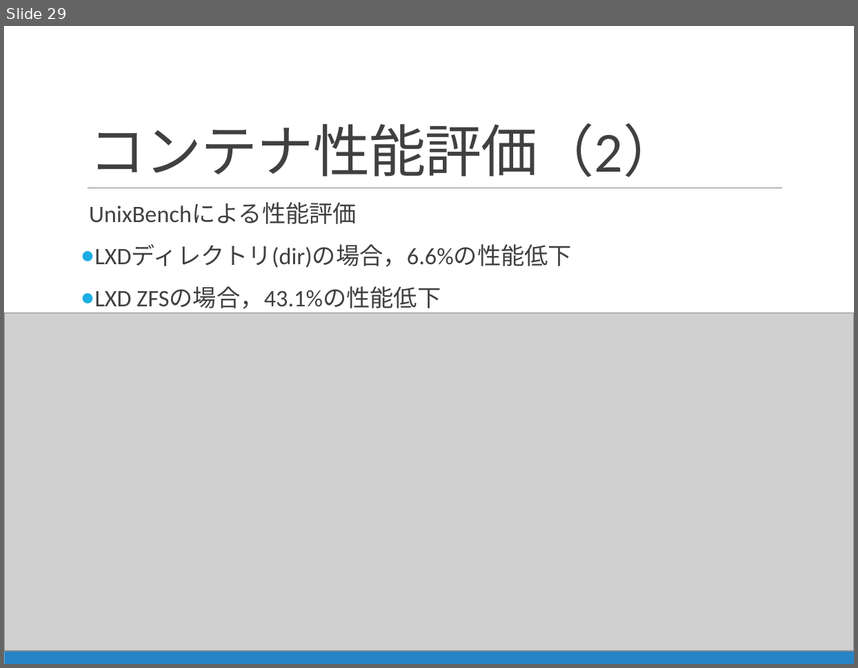
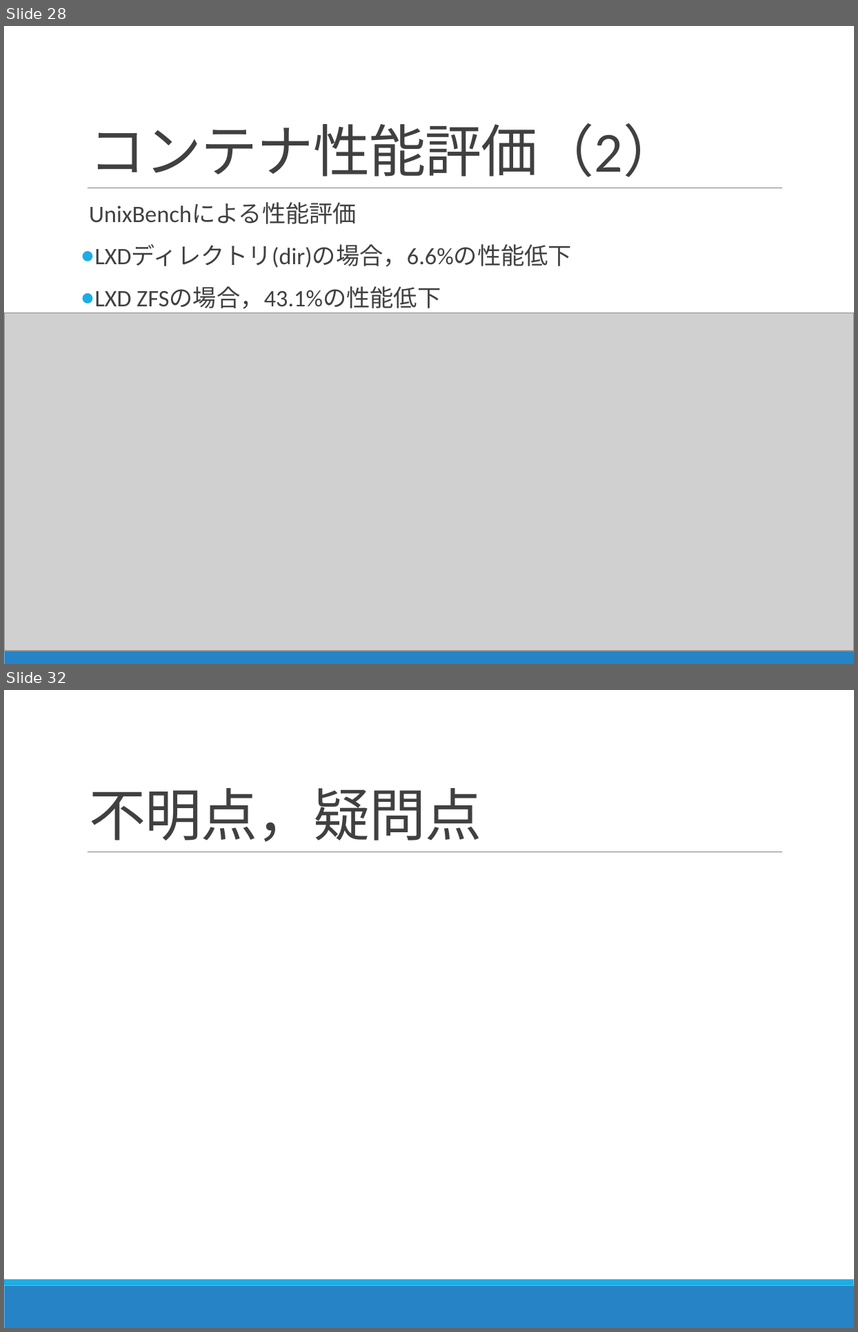
Before and after one commit to Kota0823/Document, a slide deck: 輪講2019-1_鈴木洸太.pptx. Shown one above the other, each under a label of ours: slide 29 before the commit, slides 28 and 32 after it; the slides between them are not shown. The pictures are 858x668 and 858x1332 pixels, drawn with LibreOffice and Linux fonts; fonts in the diff are those of the drawing; grey boxes stand for pictures. Boxes give left, top, right and bottom in pixels: in the first picture for what was removed or moved away, otherwise in the second. Text is boxed around its words. In the diff, an @@ line names an element or a change of style, - is before the commit and + after.

```diff
--- a/輪講2019-1_鈴木洸太.pptx
+++ b/輪講2019-1_鈴木洸太.pptx
@@ slide 32 added at [4, 690, 854, 1328], background #FFFFFF; not listed: 3 template elements that a slide beside it also shows @@
@@ title added at [89, 788, 482, 842], 48 pt, text #404040 @@
+不明点，疑問点
@@ what was slide 29 is now slide 28 @@
```
Also in this commit, not shown: 2 slides changed, 1 other slide added.
